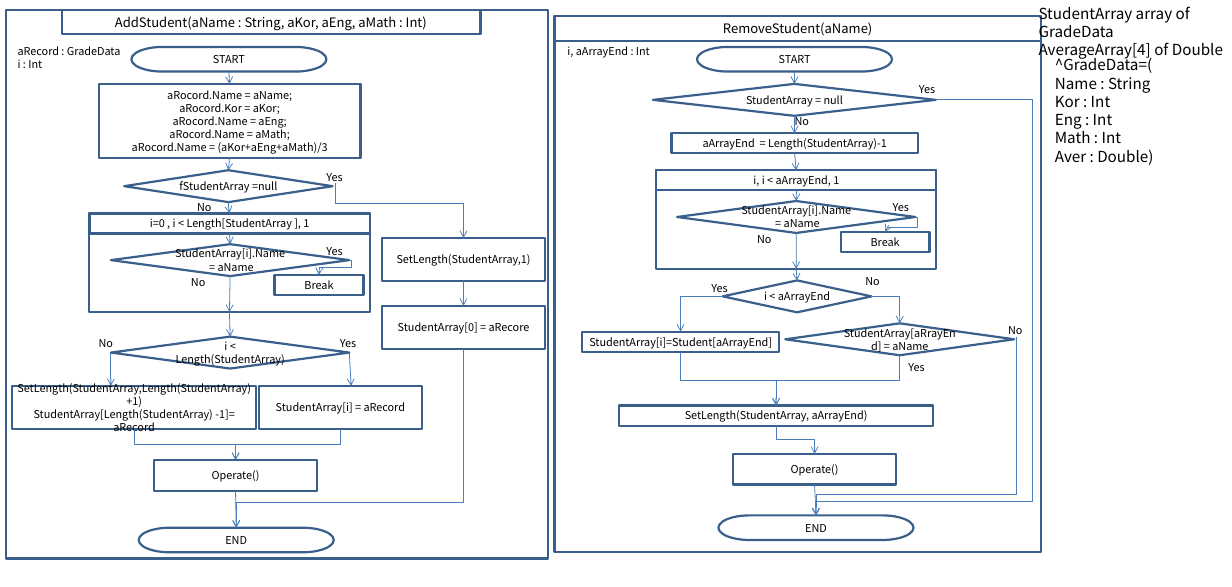
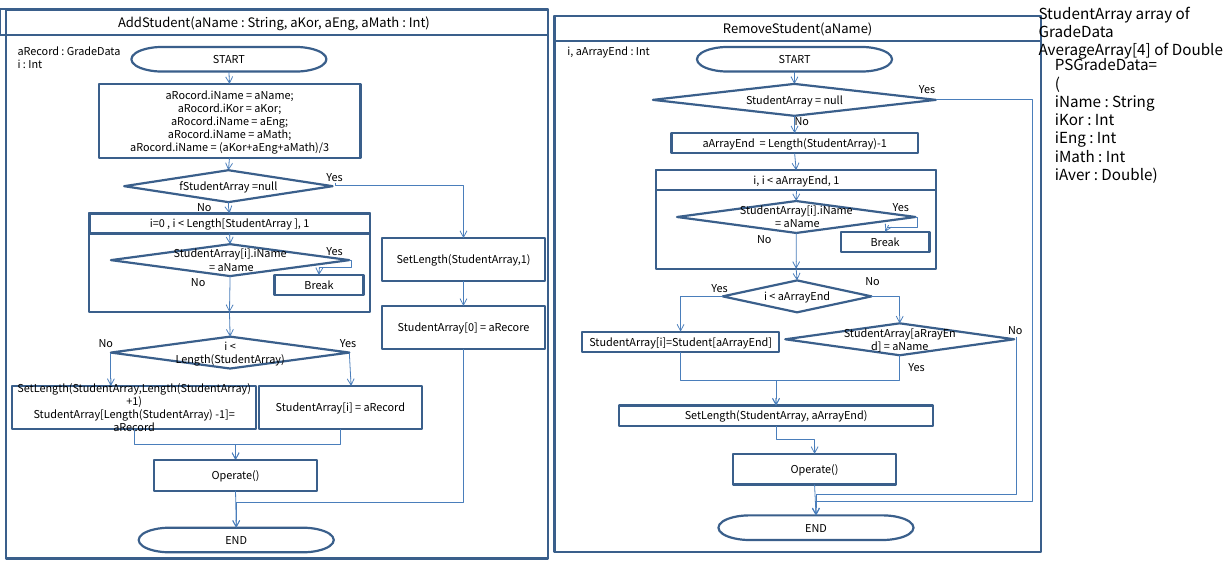
Before and after one commit to hyejoonjung/StudyDelphi, a slide deck: slide 1 of 0123AverageOfGrade_Design/AveraeOfgrade_Design.pptx. Drawn at 1232x587 pixels with LibreOffice and Linux fonts; fonts in the diff are those of the drawing. Boxes give left, top, right and bottom in pixels: in the first picture for what was removed or moved away, otherwise in the second. Text is boxed around its words. In the diff, an @@ line names an element or a change of style, - is before the commit and + after.

```diff
--- a/0123AverageOfGrade_Design/AveraeOfgrade_Design.pptx
+++ b/0123AverageOfGrade_Design/AveraeOfgrade_Design.pptx
@@ rectangle "AddStudent(aName : String, aKor, aEng, ...": place and size @@
-rectangle "AddStudent(aName : String, aKor, aEng, ..." at (62,10,480,34)
+rectangle "AddStudent(aName : String, aKor, aEng, ..." at (0,9,548,34)
@@ text at (1055,55,1157,183): text changed @@
-^GradeData=(
-Name : String
-Kor : Int
-Eng : Int
-Math : Int
-Aver : Double)
+PSGradeData=(
+iName : String
+iKor : Int
+iEng : Int
+iMath : Int
+iAver : Double)
@@ text in rectangle at (130,90,329,154): text changed @@
-aRocord.Name = aName;
-aRocord.Kor = aKor;
-aRocord.Name = aEng;
-aRocord.Name = aMath;
-aRocord.Name = (aKor+aEng+aMath)/3
+aRocord.iName = aName;
+aRocord.iKor = aKor;
+aRocord.iName = aEng;
+aRocord.iName = aMath;
+aRocord.iName = (aKor+aEng+aMath)/3
@@ elbow arrow (336, 183) - (463, 238): route changed @@
@@ text in diamond at (740,203,853,217): text changed @@
-StudentArray[i].Name
+StudentArray[i].iName
@@ text in diamond at (174,246,287,260): text changed @@
-StudentArray[i].Name
+StudentArray[i].iName
```
Also in this commit, not shown: 1 other slide changed, 25 other files.
